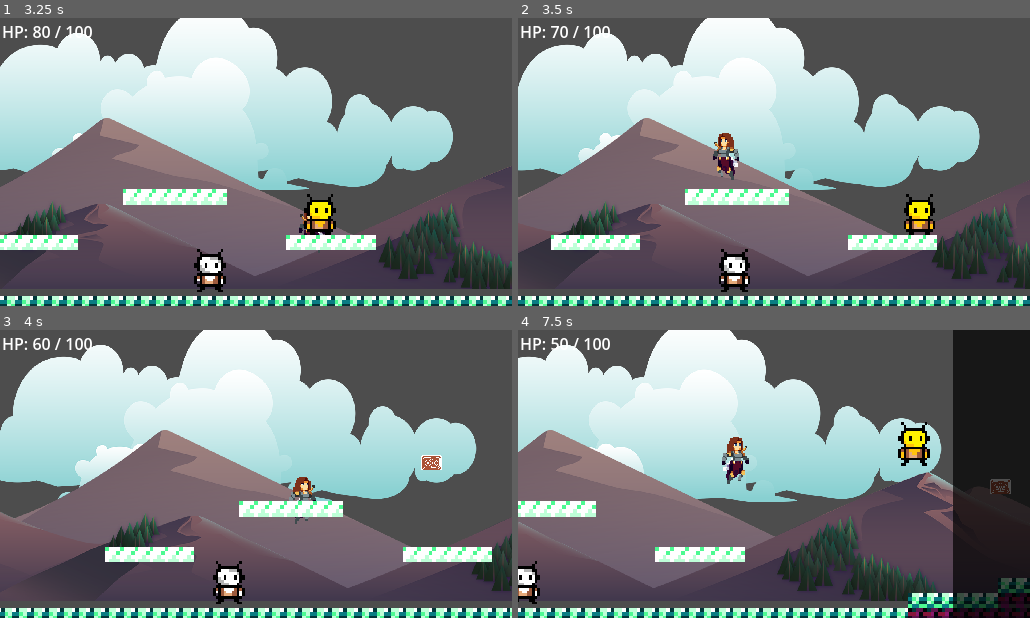
Above: before the commit, frames 1-4 (two rows, left to right).
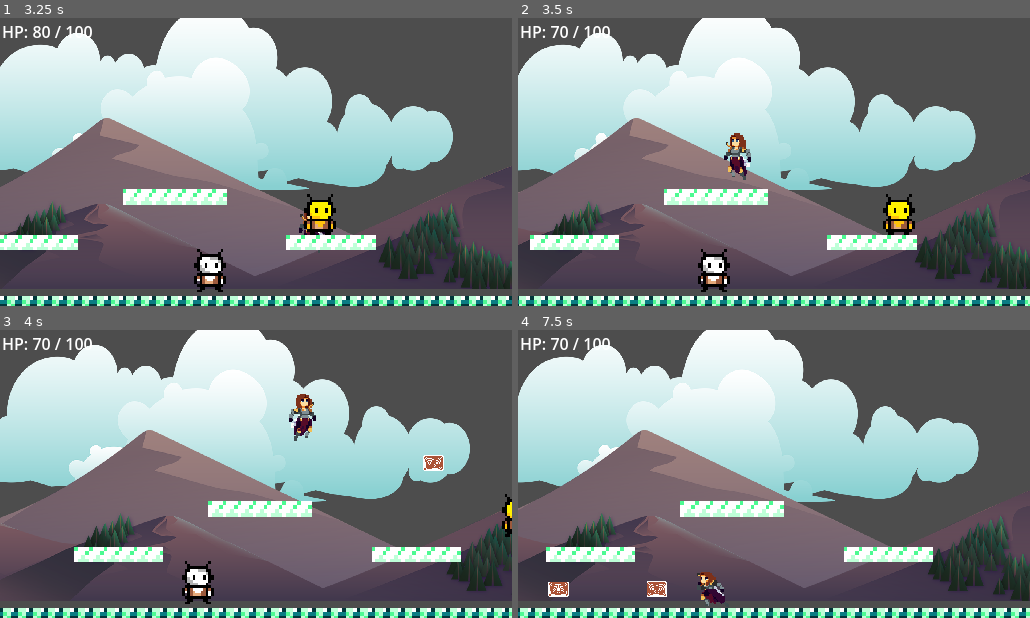
Above: after the commit, the same moments.

Repository: BaoQui/Pablo-s-Adventure
Game: Godot game, scene res://main_menu.tscn
The game is run twice, just before and just after one commit, with the same random seed, the same clock (stepped at 60 frames per second) and the same inputs.
Inputs (mouse positions are in pixels of both pictures, inside the frame that each line leads up to):
- Up to frame 1 (3.25 s): click "PLAY" at 0.5 s; tap Enter (ui_accept) at 1.25, 1.52, 2.27 s; move the mouse to (368, 147) at 1.27 s; hold Right (ui_right) 1.28-2.78 s; tap K (ui_shoot) at 1.35, 2.1, 2.85 s; click (368, 147) at 1.42 s; move the mouse to (153, 176) at 2.02 s; click (153, 176) at 2.17 s; move the mouse to (307, 98) at 2.77 s; hold Left (ui_left) from 2.78 s (still down); click (307, 98) at 2.92 s
- Up to frame 2 (3.5 s): keep holding Left (ui_left)
- Up to frame 3 (4 s): move the mouse to (230, 531) at 3.52 s; release Left (ui_left) at 3.53 s; hold Right (ui_right) from 3.53 s (still down); tap K (ui_shoot) at 3.6 s; click (230, 531) at 3.67 s; tap Enter (ui_accept) at 3.77 s
- Up to frame 4 (7.5 s): move the mouse to (927, 517) at 4.27 s; tap K (ui_shoot) every 0.75 s from 4.35 to 7.35 s; click (927, 517) at 4.42 s; tap Enter (ui_accept) at 4.52, 5.27, 6.77 s; tap I (ui_inventory) at 4.9 s; move the mouse to (620, 430) at 5.02 s; release Right (ui_right) at 5.03 s; hold Left (ui_left) 5.03-5.78 s; click (620, 430) at 5.17 s; tap Escape at 5.65 s; move the mouse to (799, 474) at 5.77 s; hold Right (ui_right) 5.78-6.53 s; click (799, 474) at 5.92 s; move the mouse to (697, 402) at 6.52 s; hold Left (ui_left) from 6.53 s (still down); click (697, 402) at 6.67 s; move the mouse to (886, 459) at 7.27 s; click (886, 459) at 7.42 s

Frame 1 is identical in both runs. In frame 2, 16% of the frame differs, in the area x 0-100%, y 0-100%; in frame 3, 15%; in frame 4, 50%.

Commit message:
no more inv

Diff:
--- a/InventorySlot.gd
+++ b/InventorySlot.gd
@@ -5,8 +5,10 @@
 signal slot_clicked(slot: InventorySlot)
 
 @onready var background: Panel = $Background
-@onready var item_icon: TextureRect = $ItemIcon
-@onready var item_count: Label = $ItemCount
+
+# Declare these so GDScript knows about them
+var item_icon: TextureRect
+var item_count: Label
 
 var item: Card = null
 var is_hand_slot: bool = false
@@ -27,17 +29,22 @@
 	if not background:
 		background = Panel.new()
 		add_child(background)
-		move_child(background, 0)  # Put background behind everything
+		move_child(background, 0)  # Behind everything
 
+	# Create icon if it doesn't exist
 	if not item_icon:
 		item_icon = TextureRect.new()
+		item_icon.stretch_mode = TextureRect.STRETCH_KEEP_ASPECT_CENTERED
 		add_child(item_icon)
 
+	# Create count label if it doesn't exist
 	if not item_count:
 		item_count = Label.new()
+		item_count.horizontal_alignment = Label.ALIGN_RIGHT
+		item_count.vertical_alignment = Label.VALIGN_BOTTOM
 		add_child(item_count)
 
-	# Set up sizes and positions
+	# Set sizes and positions
 	custom_minimum_size = Vector2(80, 80)
 	background.size = Vector2(80, 80)
 	item_icon.size = Vector2(64, 64)
@@ -52,15 +59,12 @@
 	var style_box = StyleBoxFlat.new()
 
 	if is_selected and not is_hand_slot:
-		# Selected inventory slot - bright highlight
-		style_box.bg_color = Color(0.8, 0.8, 0.2, 0.7)  # Yellow highlight
+		style_box.bg_color = Color(0.8, 0.8, 0.2, 0.7)
 		style_box.border_color = Color(1.0, 1.0, 0.4, 1.0)
 	elif is_hand_slot:
-		# Hand slot - blue tint
 		style_box.bg_color = Color(0.3, 0.3, 0.8, 0.5)
 		style_box.border_color = Color(0.5, 0.5, 1.0, 0.8)
 	else:
-		# Regular inventory slot - gray
 		style_box.bg_color = Color(0.2, 0.2, 0.2, 0.5)
 		style_box.border_color = Color(0.6, 0.6, 0.6, 0.8)
 
@@ -73,30 +77,24 @@
 	style_box.corner_radius_bottom_left = 4
 	style_box.corner_radius_bottom_right = 4
 
-	# Apply the style
 	if background is Panel:
 		background.add_theme_stylebox_override("panel", style_box)
 
 func set_item(new_item: Card):
 	item = new_item
 
-	if item:
+	if item and item.icon:
 		item_icon.texture = item.icon
 		item_icon.show()
-
-		# Show count if there's a stack system
-		if item.has_method("get_stack_count"):
-			var count = item.get_stack_count()
-			if count > 1:
-				item_count.text = str(count)
-				item_count.show()
-			else:
-				item_count.hide()
-		else:
-			item_count.hide()
 	else:
 		item_icon.texture = null
 		item_icon.hide()
+
+	if item and item.has_method("get_stack_count"):
+		var count = item.get_stack_count()
+		item_count.text = count > 1 ? str(count) : ""
+		item_count.visible = count > 1
+	else:
 		item_count.hide()
 
 func set_selected(selected: bool):
@@ -104,17 +102,14 @@
 	update_background_style()
 
 func _gui_input(event):
-	if event is InputEventMouseButton:
-		if event.button_index == MOUSE_BUTTON_LEFT and event.pressed:
-			print("Slot clicked: ", slot_index, " (", "hand" if is_hand_slot else "inventory", ")")
-			slot_clicked.emit(self)
+	if event is InputEventMouseButton and event.button_index == MOUSE_BUTTON_LEFT and event.pressed:
+		print("Slot clicked: ", slot_index, " (", "hand" if is_hand_slot else "inventory", ")")
+		slot_clicked.emit(self)
 
 func _on_mouse_entered():
-	# Highlight slot on hover
 	if not is_selected:
 		modulate = Color(1.2, 1.2, 1.2, 1.0)
 
 func _on_mouse_exited():
-	# Remove highlight
 	if not is_selected:
 		modulate = Color.WHITE
--- a/InventoryUI.gd
+++ b/InventoryUI.gd
@@ -1,303 +1,89 @@
 # InventoryUI.gd
 extends Control
+class_name InventoryUI
 
 signal inventory_closed
 
-# Node references
+# --- Node references ---
 @onready var hand_container: GridContainer = $MainContainer/HandPanel/HandGrid
 @onready var inventory_container: GridContainer = $MainContainer/InventoryPanel/InventoryGrid
 @onready var hand_label: Label = $MainContainer/HandPanel/HandLabel
 @onready var inventory_label: Label = $MainContainer/InventoryPanel/InventoryLabel
 
-# Inventory reference
-var card_inventory: CardInventory
-var hand_slots: Array[InventorySlot] = []
-var inventory_slots: Array[InventorySlot] = []
-var player_reference: Node = null
-
-# Card selection system
-var selected_inventory_cards: Array[int] = []  # Indices of selected cards in inventory
+# --- References ---
+var card_inventory: CardInventory = null
+var player_ref: Node = null
 
 func _ready():
-	# Set up the UI
-	setup_ui()
-	hide()
-	print("InventoryUI ready and hidden")
+	visible = false  # Start hidden
 
-func setup_ui():
-	# Create hand slots (3 slots)
-	hand_slots.clear()
-	for i in 3:
-		var slot = create_inventory_slot(true, i)
-		hand_container.add_child(slot)
-		hand_slots.append(slot)
-
-	# Create inventory slots (10 slots)
-	inventory_slots.clear()
-	for i in 10:
-		var slot = create_inventory_slot(false, i)
-		inventory_container.add_child(slot)
-		inventory_slots.append(slot)
-
-func create_inventory_slot(is_hand_slot: bool, slot_index: int) -> InventorySlot:
-	var slot = preload("res://InventorySlot.tscn").instantiate()
-	slot.is_hand_slot = is_hand_slot
-	slot.slot_index = slot_index
-	slot.inventory_ui = self
-
-	# Connect signals - only need click for our new system
-	slot.slot_clicked.connect(_on_slot_clicked)
-
-	return slot
-
-func open_inventory(inventory: CardInventory, player: Node = null):
-	print("InventoryUI.open_inventory called")
-	if not inventory:
-		print("ERROR: No inventory passed to open_inventory!")
-		return
-
-	card_inventory = inventory
-	player_reference = player
-	selected_inventory_cards.clear()
-	populate_hand_from_inventory()
-	refresh_display()
-
-	# Position the inventory relative to camera/player
-	position_inventory_on_screen()
-
-	show()
-	get_tree().paused = true
-
-	# Force the control to be visible and on top
-	z_index = 100
-	move_to_front()
-
-	print("Inventory opened - visible: ", visible)
-	print_current_hand()  # Show what's in hand when opened
-
-func position_inventory_on_screen():
-	# Get the current camera position
-	var camera = get_viewport().get_camera_2d()
-	if camera:
-		# Get camera's global position
-		var camera_pos = camera.get_screen_center_position()
-
-		# Get viewport size
-		var _viewport_size = get_viewport().get_visible_rect().size
-
-		# Center the inventory on the camera's view
-		global_position = Vector2(
-			camera_pos.x - size.x /453,
-			camera_pos.y - size.y /20
-		)
-
-		print("Positioned inventory at camera center: ", global_position)
-	elif player_reference:
-		# Fallback: use player position if no camera found
-		var viewport_size = get_viewport().get_visible_rect().size
-		global_position = Vector2(
-			player_reference.global_position.x - size.x / 2,
-			player_reference.global_position.y - size.y / 2
-		)
-		print("Positioned inventory at player center: ", global_position)
-	else:
-		# Last resort: center on viewport
-		var viewport_size = get_viewport().get_visible_rect().size
-		position = Vector2(
-			viewport_size.x / 2 - size.x / 2,
-			viewport_size.y / 2 - size.y / 2
-		)
-		print("Positioned inventory at viewport center")
+# === OPEN / CLOSE ===
+func open_inventory(_card_inventory: CardInventory, _player: Node):
+	card_inventory = _card_inventory
+	player_ref = _player
+	visible = true
+	populate_slots()
+	# Connect signals for live updates
+	if card_inventory and not card_inventory.hand_changed.is_connected(_on_hand_changed):
+		card_inventory.hand_changed.connect(_on_hand_changed)
+	if card_inventory and not card_inventory.inventory_changed.is_connected(_on_inventory_changed):
+		card_inventory.inventory_changed.connect(_on_inventory_changed)
 
 func close_inventory():
-	print("Closing inventory...")
-	print_current_hand()  # Show what's in hand when closed
-	hide()
-	get_tree().paused = false
-	inventory_closed.emit()
+	visible = false
+	emit_signal("inventory_closed")
 
-# Debug function to print current hand contents
-func print_current_hand():
-	if not card_inventory:
-		return
+# === SLOT POPULATION ===
+func populate_slots():
+	# Clear old slots
+	for slot in hand_container.get_children():
+		slot.queue_free()
+	for slot in inventory_container.get_children():
+		slot.queue_free()
 
-	print("=== CURRENT HAND ===")
-	var hand_cards = card_inventory.get_hand_cards()
-	for i in range(hand_cards.size()):
-		if hand_cards[i] != null:
-			print("Hand slot %d: %s (Type: %s, Value: %d)" % [i, hand_cards[i].card_name, _get_card_type_name(hand_cards[i].card_type), hand_cards[i].effect_value])
-		else:
-			print("Hand slot %d: Empty" % i)
-	print("==================")
+	# Populate hand slots
+	for i in range(card_inventory.max_hand_size):
+		var card = card_inventory.hand_cards[i]
+		var slot = InventorySlot.new()
+		slot.is_hand_slot = true
+		slot.slot_index = i
+		slot.inventory_ui = self
+		slot.set_item(card)
+		slot.slot_clicked.connect(_on_slot_clicked)
+		hand_container.add_child(slot)
 
-func _get_card_type_name(card_type) -> String:
-	match card_type:
-		0: return "HEART"
-		1: return "CLUB"
-		2: return "SPADE"
-		3: return "DIAMOND"
-		4: return "JOKER"
-		_: return "UNKNOWN"
+	# Populate inventory slots
+	for i in range(card_inventory.max_inventory_size):
+		var card = card_inventory.inventory_cards[i]
+		var slot = InventorySlot.new()
+		slot.is_hand_slot = false
+		slot.slot_index = i
+		slot.inventory_ui = self
+		slot.set_item(card)
+		slot.slot_clicked.connect(_on_slot_clicked)
+		inventory_container.add_child(slot)
 
-# New system: Populate hand with first available inventory cards
-func populate_hand_from_inventory():
-	if not card_inventory:
-		return
+# === SLOT CLICK HANDLING ===
+func _on_slot_clicked(slot: InventorySlot):
+	if slot.is_hand_slot:
+		print("Hand slot clicked: ", slot.slot_index)
+		# Example: remove from hand on click
+		if card_inventory.hand_cards[slot.slot_index]:
+			var removed_card = card_inventory.remove_from_hand(slot.slot_index)
+			card_inventory.add_to_inventory(removed_card)
+	else:
+		print("Inventory slot clicked: ", slot.slot_index)
+		# Example: move to hand if space available
+		if card_inventory.inventory_cards[slot.slot_index] and not card_inventory.is_hand_full():
+			var card = card_inventory.remove_from_inventory(slot.slot_index)
+			card_inventory.add_to_hand(card)
 
-	# Clear current hand
-	for i in range(card_inventory.max_hand_size):
-		card_inventory.remove_from_hand(i)
+	# Refresh slots after any change
+	populate_slots()
 
-	# Find first 3 non-null inventory cards and move them to hand
-	var hand_index = 0
-	var inventory_cards = card_inventory.get_inventory_cards()
+# === SIGNAL RESPONSES ===
+func _on_hand_changed():
+	populate_slots()
 
-	for i in range(inventory_cards.size()):
-		if hand_index >= card_inventory.max_hand_size:
-			break
-
-		if inventory_cards[i] != null:
-			var card = card_inventory.remove_from_inventory(i)
-			if card:
-				card_inventory.add_to_hand_at_index(card, hand_index)
-				hand_index += 1
-
-func refresh_display():
-	if not card_inventory:
-		print("No card_inventory to refresh!")
-		return
-
-	print("Refreshing display...")
-
-	# Update hand slots
-	var hand_cards = card_inventory.get_hand_cards()
-	for i in hand_slots.size():
-		if i < hand_cards.size() and hand_cards[i] != null:
-			hand_slots[i].set_item(hand_cards[i])
-			hand_slots[i].set_selected(false)  # Hands aren't selectable
-		else:
-			hand_slots[i].set_item(null)
-			hand_slots[i].set_selected(false)
-
-	# Update inventory slots with selection highlighting
-	var inventory_cards = card_inventory.get_inventory_cards()
-	for i in inventory_slots.size():
-		if i < inventory_cards.size() and inventory_cards[i] != null:
-			inventory_slots[i].set_item(inventory_cards[i])
-			inventory_slots[i].set_selected(i in selected_inventory_cards)
-		else:
-			inventory_slots[i].set_item(null)
-			inventory_slots[i].set_selected(false)
-
-	# Update labels
-	update_labels()
-
-func update_labels():
-	if hand_label:
-		var hand_cards = card_inventory.get_hand_cards()
-		var hand_text = "Hand (%d/3)" % card_inventory.get_hand_size()
-		# Add hand contents preview
-		var hand_preview = []
-		for i in range(hand_cards.size()):
-			if hand_cards[i] != null:
-				hand_preview.append(hand_cards[i].card_name.substr(0, 5))  # First 5 chars
-		if hand_preview.size() > 0:
-			hand_text += " [" + ", ".join(hand_preview) + "]"
-		hand_label.text = hand_text
-
-	if inventory_label:
-		inventory_label.text = "Inventory (%d/10) | Selected: %d" % [card_inventory.get_inventory_size(), selected_inventory_cards.size()]
-
-# Handle input using _unhandled_key_input to avoid conflicts
-func _unhandled_key_input(event):
-	if not visible:
-		return
-
-	if event.pressed:
-		# Handle ui_inventory action to close inventory
-		if event.is_action_pressed("ui_inventory"):
-			print("ui_inventory pressed - closing inventory")
-			close_inventory()
-			get_viewport().set_input_as_handled()
-		elif event.keycode == KEY_ESCAPE:
-			print("ESC key pressed - closing inventory")
-			close_inventory()
-			get_viewport().set_input_as_handled()
-
-func _on_slot_clicked(slot: InventorySlot):
-	print("Slot clicked: ", slot.slot_index, " is_hand: ", slot.is_hand_slot)
-
-	if slot.is_hand_slot:
-		# Clicking hand slot - move card back to inventory
-		handle_hand_slot_click(slot)
-	else:
-		# Clicking inventory slot - toggle selection
-		handle_inventory_slot_click(slot)
-
-func handle_hand_slot_click(slot: InventorySlot):
-	if not slot.item:
-		return
-
-	print("Moving card from hand back to inventory: ", slot.item.card_name)
-
-	# Remove from hand
-	var card = card_inventory.remove_from_hand(slot.slot_index)
-	if card:
-		# Add back to inventory
-		if card_inventory.add_to_inventory(card):
-			print("Card moved back to inventory: ", card.card_name)
-		else:
-			# If inventory is full, put it back in hand
-			card_inventory.add_to_hand_at_index(card, slot.slot_index)
-			print("Inventory full - card stayed in hand")
-
-	refresh_display()
-	print_current_hand()  # Show updated hand
-
-func handle_inventory_slot_click(slot: InventorySlot):
-	if not slot.item:
-		return
-
-	var slot_index = slot.slot_index
-
-	# Toggle selection
-	if slot_index in selected_inventory_cards:
-		selected_inventory_cards.erase(slot_index)
-		print("Deselected inventory slot: ", slot_index, " (", slot.item.card_name, ")")
-	else:
-		# Check if we can add more to selection (max 3 for hand)
-		if selected_inventory_cards.size() < 3:
-			selected_inventory_cards.append(slot_index)
-			print("Selected inventory slot: ", slot_index, " (", slot.item.card_name, ")")
-		else:
-			print("Cannot select more than 3 cards")
-
-	# Update hand with currently selected cards
-	update_hand_from_selection()
-	refresh_display()
-	print_current_hand()  # Show updated hand
-
-func update_hand_from_selection():
-	# Clear current hand
-	for i in range(card_inventory.max_hand_size):
-		var card = card_inventory.remove_from_hand(i)
-		if card:
-			# Put the card back in inventory
-			card_inventory.add_to_inventory(card)
-
-	# Move selected cards to hand
-	selected_inventory_cards.sort()  # Keep consistent order
-	var inventory_cards = card_inventory.get_inventory_cards()
-
-	for i in range(selected_inventory_cards.size()):
-		var inv_index = selected_inventory_cards[i]
-		if inv_index < inventory_cards.size() and inventory_cards[inv_index] != null:
-			var card = card_inventory.remove_from_inventory(inv_index)
-			if card:
-				card_inventory.add_to_hand_at_index(card, i)
-
-	# Update selection indices after removal (they shift down)
-	selected_inventory_cards.clear()
-
-func _on_close_button_pressed():
-	close_inventory()
+func _on_inventory_changed():
+	populate_slots()
--- a/Level.tscn
+++ b/Level.tscn
@@ -39,8 +39,6 @@
 [ext_resource type="Texture2D" uid="uid://ckvxd27cfxuk3" path="res://Individual Sprite/Run/Warrior_Run_8.png" id="30_l3lcn"]
 [ext_resource type="Script" uid="uid://cr7w8yrnf0kaa" path="res://inventory.gd" id="33_hiqhm"]
 [ext_resource type="PackedScene" uid="uid://dmd5x0kojgurb" path="res://inventory.tscn" id="37_b88wv"]
-[ext_resource type="PackedScene" uid="uid://cxwy28o2fnsrx" path="res://InventoryUI.tscn" id="38_ndm73"]
-[ext_resource type="Script" uid="uid://cdaovoc72rf4t" path="res://CardInventory.gd" id="39_g4vxw"]
 [ext_resource type="Script" uid="uid://dulle6p7fkd7f" path="res://character_body_2d.gd" id="41_ny14h"]
 [ext_resource type="Texture2D" uid="uid://cdij5xtw5bb1q" path="res://sr5z8f16caa261aws3(1).png" id="43_ieltc"]
 [ext_resource type="AudioStream" uid="uid://da5lk77yfhh4e" path="res://Trippy Trip Trop [4hD137dq0xg].mp3" id="47_8gr2b"]
@@ -629,9 +627,8 @@
 jump_force = 400.0
 gravity = 800.0
 projectile_scene = ExtResource("2_8gr2b")
-projectile_distance = 200.0
+projectile_distance = 10000.0
 projectile_speed = 300.0
-inventory_ui_scene = ExtResource("38_ndm73")
 
 [node name="AnimatedSprite2D" type="AnimatedSprite2D" parent="Player"]
 position = Vector2(6.77475, -4.28557)
@@ -652,14 +649,6 @@
 position = Vector2(-0.607123, -5.50447)
 scale = Vector2(0.816734, 1.13887)
 shape = SubResource("CapsuleShape2D_2hs0m")
-
-[node name="InventoryUI" parent="Player" instance=ExtResource("38_ndm73")]
-visible = false
-scale = Vector2(0.37655, 0.365574)
-transform = Transform2D(0.37655, 0, 0, 0.365574, 0, 0)
-
-[node name="CardInventory" type="Node" parent="Player"]
-script = ExtResource("39_g4vxw")
 
 [node name="Camera2D" type="Camera2D" parent="Player"]
 zoom = Vector2(1.5, 1.5)
--- a/bouncyenemy.gd
+++ b/bouncyenemy.gd
@@ -117,15 +117,10 @@
 	print(name, " took ", damage_amount, " damage. Health is now: ", health)
 
 	if from_point != Vector2.INF:
-		# Knockback strengths (tweak as needed)
-		var knockback_strength_x: float = 400.0
-		var knockback_strength_y: float = 300.0
-
 		# If attacker is to the left of enemy → knock enemy right
 		if from_point.x > global_position.x:
 			velocity.x = knockback_strength_x
 		else:
-			# Attacker is to the right of enemy → knock enemy left
 			velocity.x = -knockback_strength_x
 
 		# Always knock upwards
@@ -149,9 +144,6 @@
 	if body.is_in_group("Player"):
 		body.do_damage(10, global_position)
 
-		var knockback_strength_x: float = 600.0
-		var knockback_strength_y: float = 300.0
-
 		if body.global_position.x > global_position.x:
 			body.velocity.x = -knockback_strength_x
 		else:
--- a/player.gd
+++ b/player.gd
@@ -43,13 +43,9 @@
 @export var base_money_multiplier: float = 1.0
 @export var money_multiplier: float = 1.0
 
-# --- UI References ---
-@export var inventory_ui_scene: PackedScene
-
 # --- Node references ---
 @onready var punch_hitbox: Area2D = $PunchHitbox
 @onready var anim: AnimatedSprite2D = $AnimatedSprite2D
-@onready var card_inventory: CardInventory = $CardInventory
 
 # --- State variables ---
 var punch_timer: float = 0.0
@@ -64,12 +60,7 @@
 var stored_velocity: Vector2 = Vector2.ZERO
 var can_dash: bool = true
 
-# --- UI Variables ---
-var inventory_ui: CanvasLayer = null
-var inventory_root: Control = null
-var inventory_input_cooldown: float = 0.0
-
-# --- Card effects ---
+# --- Card effects (removed inventory-dependency) ---
 var duelist_hit_streak: int = 0
 var duelist_speed_multiplier: float = 1.0
 
@@ -82,8 +73,6 @@
 		punch_hitbox.body_entered.connect(_on_punch_hitbox_body_entered)
 	if not anim.animation_finished.is_connected(_on_animation_finished):
 		anim.animation_finished.connect(_on_animation_finished)
-	if card_inventory and not card_inventory.hand_changed.is_connected(_on_hand_changed):
-		card_inventory.hand_changed.connect(_on_hand_changed)
 
 	current_animation = ""
 	play_animation("idle")
@@ -92,39 +81,6 @@
 	# Add to Player group
 	add_to_group("Player")
 	update_health_display()
-
-	# Setup inventory UI
-	setup_inventory_ui()
-
-	# Test: Add some cards to the inventory
-	call_deferred("add_test_cards")
-
-func setup_inventory_ui():
-	if inventory_ui_scene:
-		inventory_ui = inventory_ui_scene.instantiate()  # This is now a CanvasLayer
-		get_tree().root.add_child(inventory_ui)
-
-		# Grab the Control child inside the CanvasLayer (your old root)
-		inventory_root = inventory_ui.get_child(0) as Control
-		if inventory_root == null:
-			push_error("InventoryUI scene is missing a Control child!")
-			return
-
-		# Now connect the signal on the Control, NOT the CanvasLayer
-		inventory_root.inventory_closed.connect(_on_inventory_closed)
-		print("Inventory UI setup complete")
-	else:
-		print("Warning: inventory_ui_scene not assigned!")
-
-func add_test_cards():
-	if card_inventory:
-		# Add a few test cards
-		for i in range(5):
-			var test_card = card_inventory.generate_random_drop()
-			card_inventory.add_card_to_inventory(test_card)
-			print("Added test card: ", test_card.card_name)
-
-		print("Test cards added. Press I to open inventory!")
 
 func _physics_process(delta: float) -> void:
 	# --- timers ---
@@ -132,7 +88,6 @@
 	projectile_timer = max(0.0, projectile_timer - delta)
 	dash_timer = max(0.0, dash_timer - delta)
 	dash_cooldown_timer = max(0.0, dash_cooldown_timer - delta)
-	inventory_input_cooldown = max(0.0, inventory_input_cooldown - delta)
 
 	var input_dir: float = Input.get_axis("ui_left", "ui_right")
 
@@ -198,61 +153,14 @@
 	update_animation(input_dir)
 	move_and_slide()
 
-# Handle inventory input separately to avoid conflicts
-func _unhandled_key_input(event):
-	if event.pressed and inventory_input_cooldown <= 0.0:
-		if event.is_action_pressed("ui_inventory"):
-			print("Player detected ui_inventory input")
-			toggle_inventory()
-			inventory_input_cooldown = 0.2  # Prevent rapid toggling
-			get_viewport().set_input_as_handled()
-
-# Debug function to print current hand (can be called anytime)
-func print_current_hand_debug():
-	if not card_inventory:
-		print("No card inventory found!")
-		return
-
-	print("=== PLAYER HAND DEBUG ===")
-	var hand_cards = card_inventory.get_hand_cards()
-	if hand_cards.size() == 0:
-		print("Hand is empty!")
-		return
-
-	for i in range(hand_cards.size()):
-		if hand_cards[i] != null:
-			print("Hand slot %d: %s" % [i, hand_cards[i].card_name])
-			print("  - Type: %s" % _get_card_type_name(hand_cards[i].card_type))
-			print("  - Effect Value: %d" % hand_cards[i].effect_value)
-		else:
-			print("Hand slot %d: Empty" % i)
-	print("========================")
-
-func _get_card_type_name(card_type) -> String:
-	match card_type:
-		0: return "HEART"
-		1: return "CLUB"
-		2: return "SPADE"
-		3: return "DIAMOND"
-		4: return "JOKER"
-		_: return "UNKNOWN"
-
 # --- Card Effects ---
-func _on_hand_changed():
-	print("Hand changed! Current hand contents:")
-	print_current_hand_debug()
-	_update_card_effects()
-
 func _update_card_effects():
-	if not card_inventory:
-		return
 	# Reset to base values
 	max_health = base_health
 	punch_damage = base_punch_damage
 	projectile_cooldown = base_projectile_cooldown
 	move_speed = base_move_speed
 	money_multiplier = base_money_multiplier
-	# Ensure current health doesn't exceed new max
 	current_health = min(current_health, max_health)
 
 # --- Damage ---
@@ -267,29 +175,7 @@
 
 func die():
 	print("Player died!")
-	if inventory_ui:
-		inventory_ui.close_inventory()
 	get_tree().change_scene_to_file("res://death_screen.tscn")
-
-	# TODO: Handle respawn / game over
-
-# --- Inventory ---
-func toggle_inventory() -> void:
-	print("Toggle inventory called")
-	if inventory_root:
-		if inventory_root.visible:
-			print("Closing inventory")
-			inventory_root.close_inventory()
-		else:
-			print("Opening inventory")
-			inventory_root.open_inventory(card_inventory, self)
-	else:
-		print("Inventory UI not found!")
-
-
-func _on_inventory_closed():
-	print("Inventory closed callback received")
-	inventory_input_cooldown = 0.2  # Small cooldown to prevent immediate reopening
 
 # --- Animation ---
 func update_animation(input_dir: float) -> void:
@@ -321,7 +207,6 @@
 # --- Punch ---
 func _on_punch_hitbox_body_entered(body: Node) -> void:
 	if body.is_in_group("Enemy") and body.has_method("take_damage"):
-		# ✅ FIX: use player position for knockback, not hitbox
 		body.take_damage(punch_damage, global_position)
 
 func punch() -> void:
@@ -369,8 +254,6 @@
 	projectile.speed = projectile_speed
 	projectile.damage = projectile_damage
 
-	projectile.start_position = global_position
-
 func update_health_display() -> void:
 	if health_label:
 		health_label.text = "HP: %d / %d" % [current_health, max_health]
Not shown: 1 places in Level.tscn that only renumber resources
